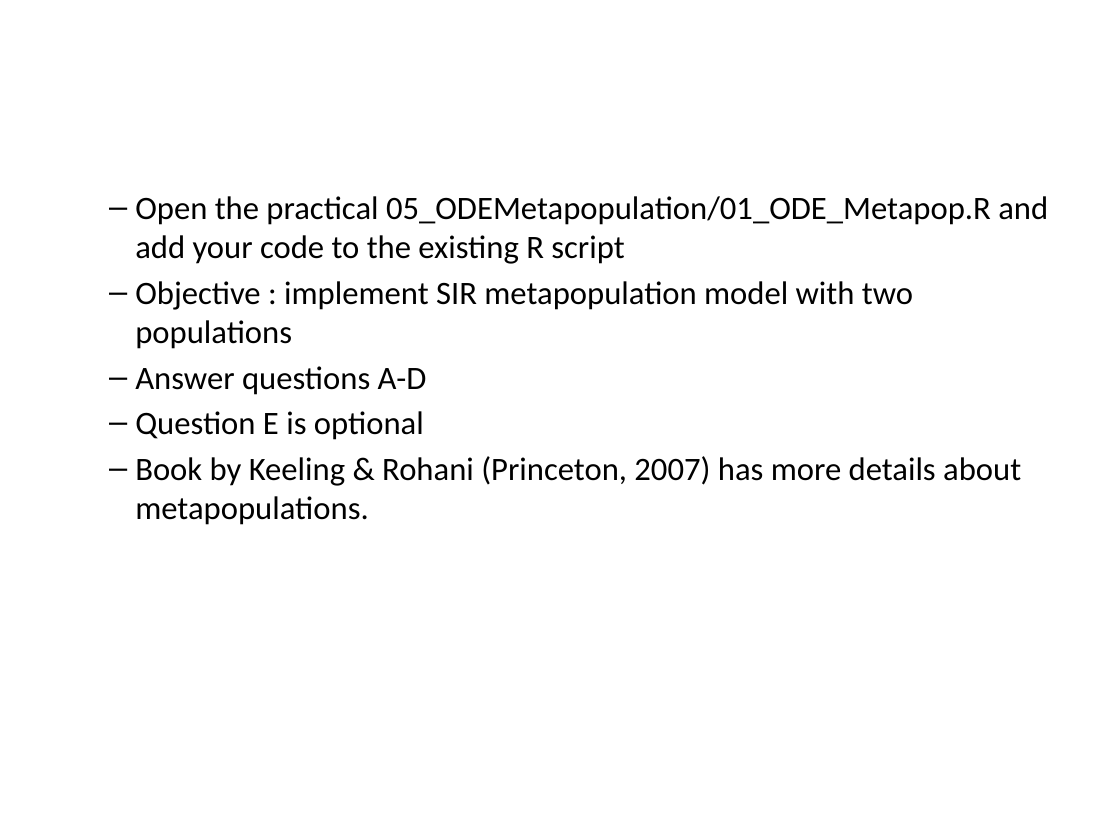
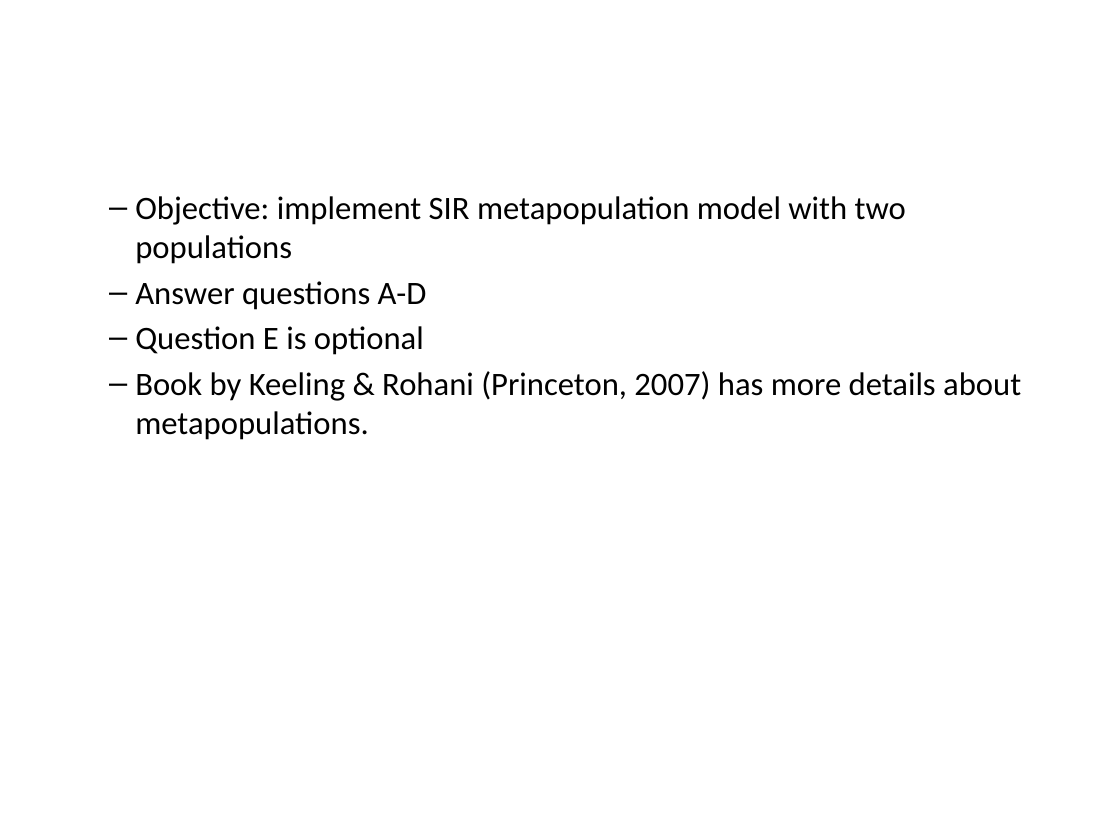
Before and after one commit to cmmid/mtm, a slide deck: slide 11 of slides/Lecture_05_ODEsMetapopulation.pptx. Drawn at 1120x840 pixels with LibreOffice and Linux fonts; fonts in the diff are those of the drawing; background and template pictures are left out. Boxes give left, top, right and bottom in pixels: in the first picture for what was removed or moved away, otherwise in the second. Text is boxed around its words. In the diff, an @@ line names an element or a change of style, - is before the commit and + after.

```diff
--- a/slides/Lecture_05_ODEsMetapopulation.pptx
+++ b/slides/Lecture_05_ODEsMetapopulation.pptx
@@ text at bbox=[135, 196, 906, 264]: text changed @@
-  – Open the practical 05_ODEMetapopulation/01_ODE_Metapop.R and add your code to the existing R script
-  – Objective : implement SIR metapopulation model with two populations
+  – Objective: implement SIR metapopulation model with two populations
```
Also in this commit, not shown: 1 other slide changed, 2 slides added, 31 other files.
